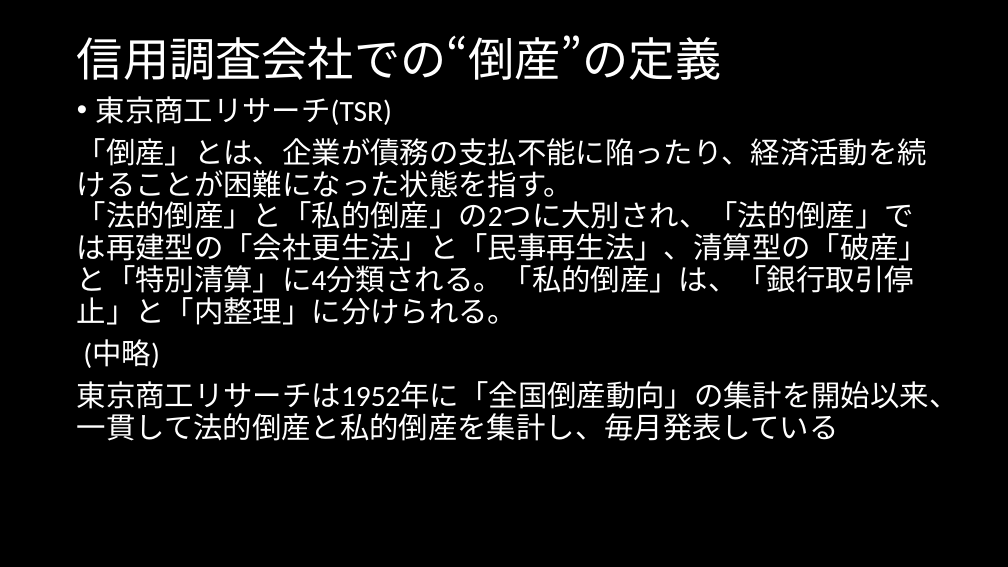
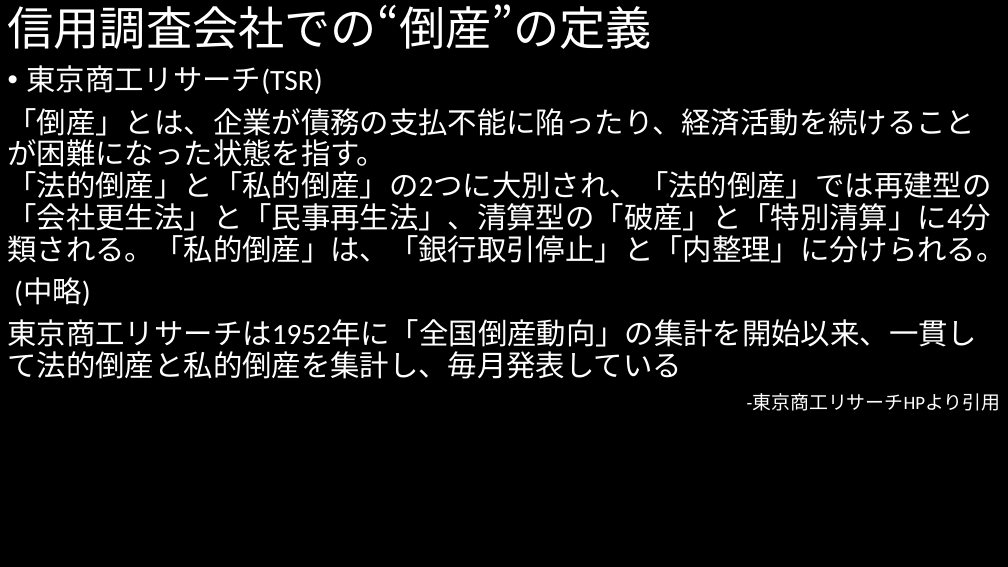
Before and after one commit to MAGA-Phantom/OperationSotsuron, a slide deck: slide 8 of 倒産の研究(仮).pptx. Drawn at 1008x567 pixels with LibreOffice and Linux fonts; fonts in the diff are those of the drawing. Boxes give left, top, right and bottom in pixels: in the first picture for what was removed or moved away, otherwise in the second. Text is boxed around its words. In the diff, an @@ line names an element or a change of style, - is before the commit and + after.

```diff
--- a/倒産の研究(仮).pptx
+++ b/倒産の研究(仮).pptx
@@ title "信用調査会社での“倒産”の定義": place and size @@
-title "信用調査会社での“倒産”の定義" at bbox=[77, 35, 721, 80]
+title "信用調査会社での“倒産”の定義" at bbox=[8, 4, 652, 49]
@@ text "東京商工リサーチ(TSR)": place and size @@
-text "東京商工リサーチ(TSR)" at bbox=[77, 96, 959, 441]
+text "東京商工リサーチ(TSR)" at bbox=[8, 65, 1006, 411]
@@ text at bbox=[747, 394, 1001, 411]: paragraph added @@
+-東京商工リサーチHPより引用
```
Also in this commit, not shown: 22 other slides changed.
